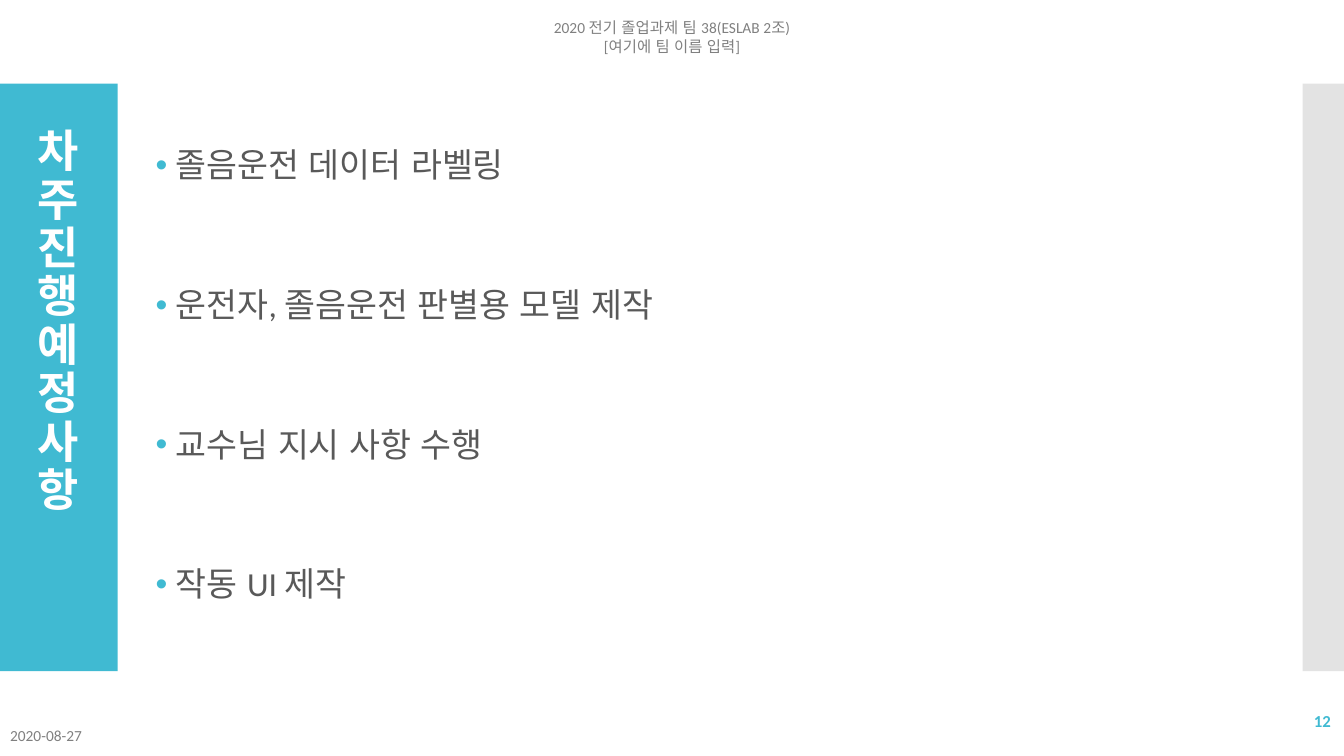
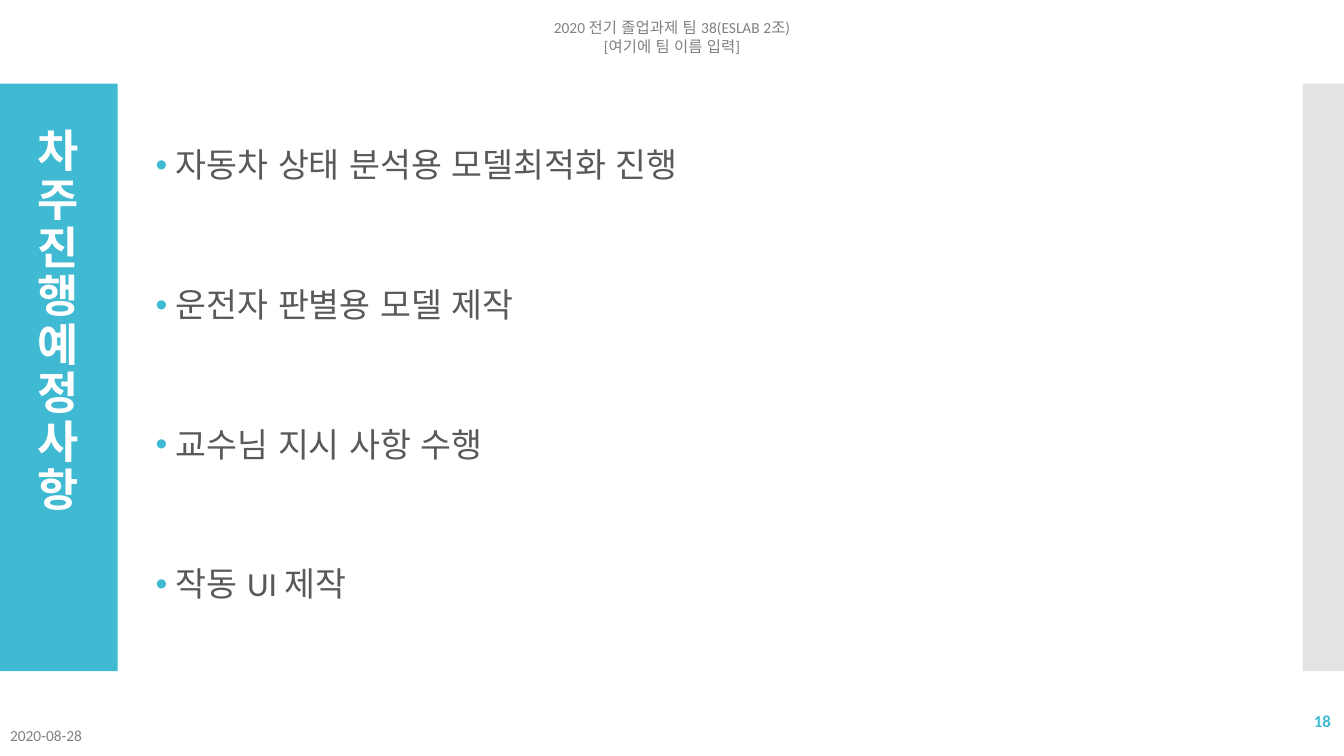
Before and after one commit to NgaAdrain/TEAM_Enter_Text_Here, a slide deck: slide 18 of Reports/발표/졸업과제 여덟번째 발표 2조.pptx (slide 12 before the commit). Drawn at 1344x756 pixels with LibreOffice and Linux fonts; fonts in the diff are those of the drawing. Boxes give left, top, right and bottom in pixels: in the first picture for what was removed or moved away, otherwise in the second. Text is boxed around its words. In the diff, an @@ line names an element or a change of style, - is before the commit and + after.

```diff
--- a/Reports/발표/졸업과제 여덟번째 발표 2조.pptx
+++ b/Reports/발표/졸업과제 여덟번째 발표 2조.pptx
@@ text at (176,149,677,320): text changed @@
-• 졸음운전 데이터 라벨링
-• 운전자, 졸음운전 판별용 모델 제작
+• 자동차 상태 분석용 모델최적화 진행
+• 운전자 판별용 모델 제작
@@ page number at (1314,715,1331,727): text changed @@
-12
+18
@@ text at (10,730,82,741): text changed @@
-2020-08-27
+2020-08-28
```
Also in this commit, not shown: 13 other slides changed, 6 slides added, 18 other files.
